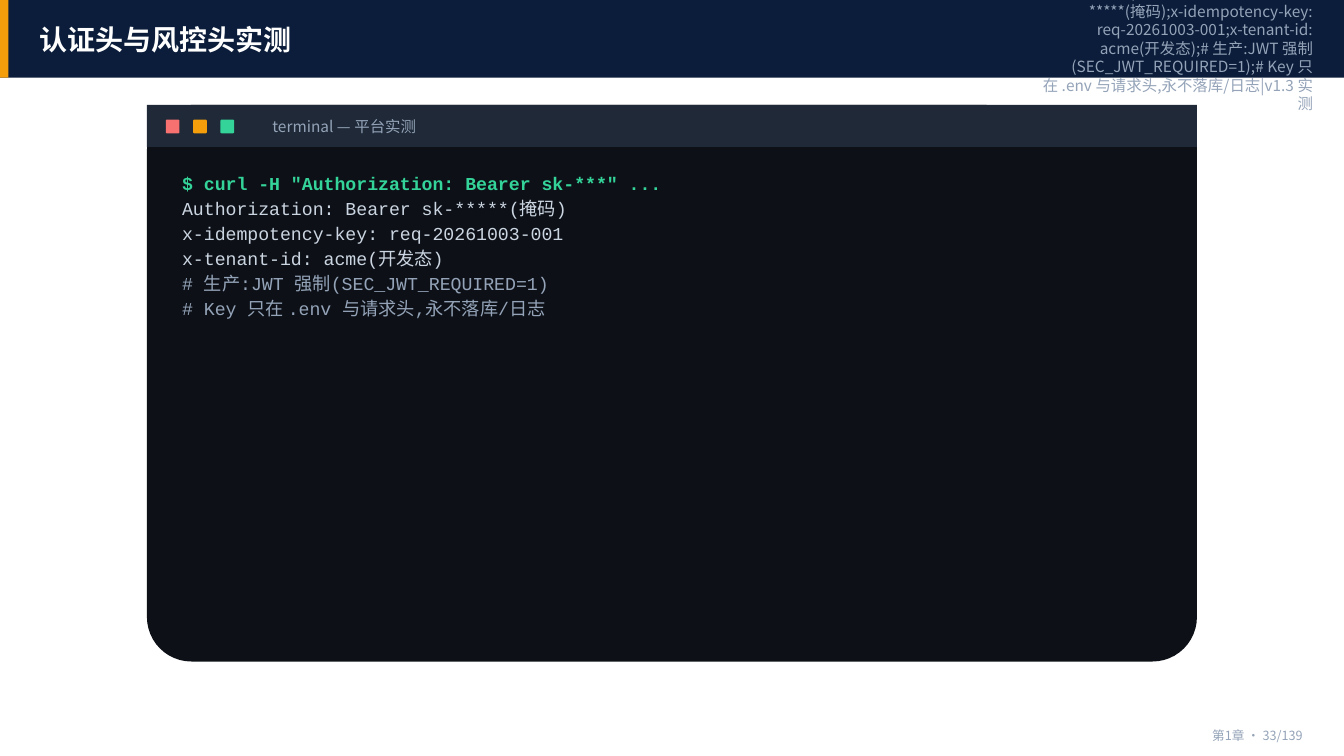
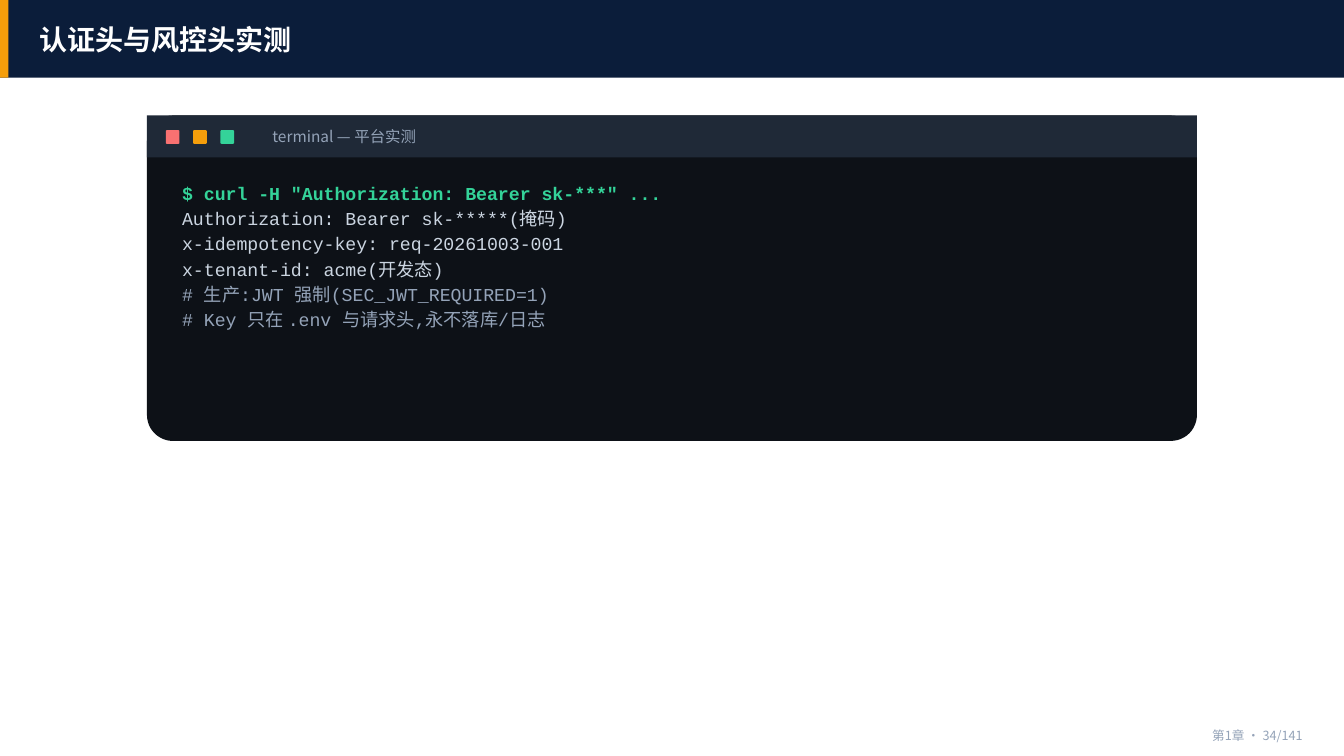
Before and after one commit to tianqiongenze/ai-agent-bootcamp-course, a slide deck: slide 34 of 03-课件PPT/第1章-LLM API.pptx (slide 33 before the commit). Drawn at 1344x756 pixels with LibreOffice and Linux fonts; fonts in the diff are those of the drawing. Boxes give left, top, right and bottom in pixels: in the first picture for what was removed or moved away, otherwise in the second. Text is boxed around its words. In the diff, an @@ line names an element or a change of style, - is before the commit and + after.

```diff
--- a/03-课件PPT/第1章-LLM API.pptx
+++ b/03-课件PPT/第1章-LLM API.pptx
@@ text removed at (x1=1043, y1=4, x2=1313, y2=110) @@
-$ curl -H "Authorization: Bearer sk-***" ...;Authorization: Bearer sk-*****(掩码);x-idempotency-key: req-20261003-001;x-tenant-id: acme(开发态);# 生产:JWT 强制(SEC_JWT_REQUIRED=1);# Key 只在 .env 与请求头,永不落库/日志|v1.3 实测
@@ rectangle moved from (x1=147, y1=105, x2=1198, y2=147) to (x1=147, y1=116, x2=1198, y2=158) @@
@@ rounded rectangle resized from (x1=147, y1=105, x2=1198, y2=661) to (x1=147, y1=116, x2=1198, y2=442) @@
@@ text "terminal — 平台实测" moved from (x1=272, y1=119, x2=416, y2=133) to (x1=272, y1=129, x2=416, y2=143) @@
@@ rounded rectangle moved from (x1=221, y1=120, x2=235, y2=134) to (x1=166, y1=130, x2=180, y2=144) @@
@@ rounded rectangle at (x1=166, y1=130, x2=180, y2=144): fill #34D399 to #F87171 @@
@@ rounded rectangle moved from (x1=166, y1=120, x2=180, y2=134) to (x1=194, y1=130, x2=208, y2=144) @@
@@ rounded rectangle at (x1=194, y1=130, x2=208, y2=144): fill #F87171 to #F59E0B @@
@@ rounded rectangle moved from (x1=194, y1=120, x2=208, y2=134) to (x1=221, y1=130, x2=235, y2=144) @@
@@ rounded rectangle at (x1=221, y1=130, x2=235, y2=144): fill #F59E0B to #34D399 @@
@@ text "$ curl -H "Authorization: Bearer ..." moved from (x1=182, y1=177, x2=618, y2=319) to (x1=182, y1=188, x2=618, y2=330) @@
@@ text at (x1=1212, y1=729, x2=1303, y2=742): text changed @@
-第1章 · 33/139
+第1章 · 34/141
```
Also in this commit, not shown: 133 other slides changed, 2 slides added, 37 other files.
